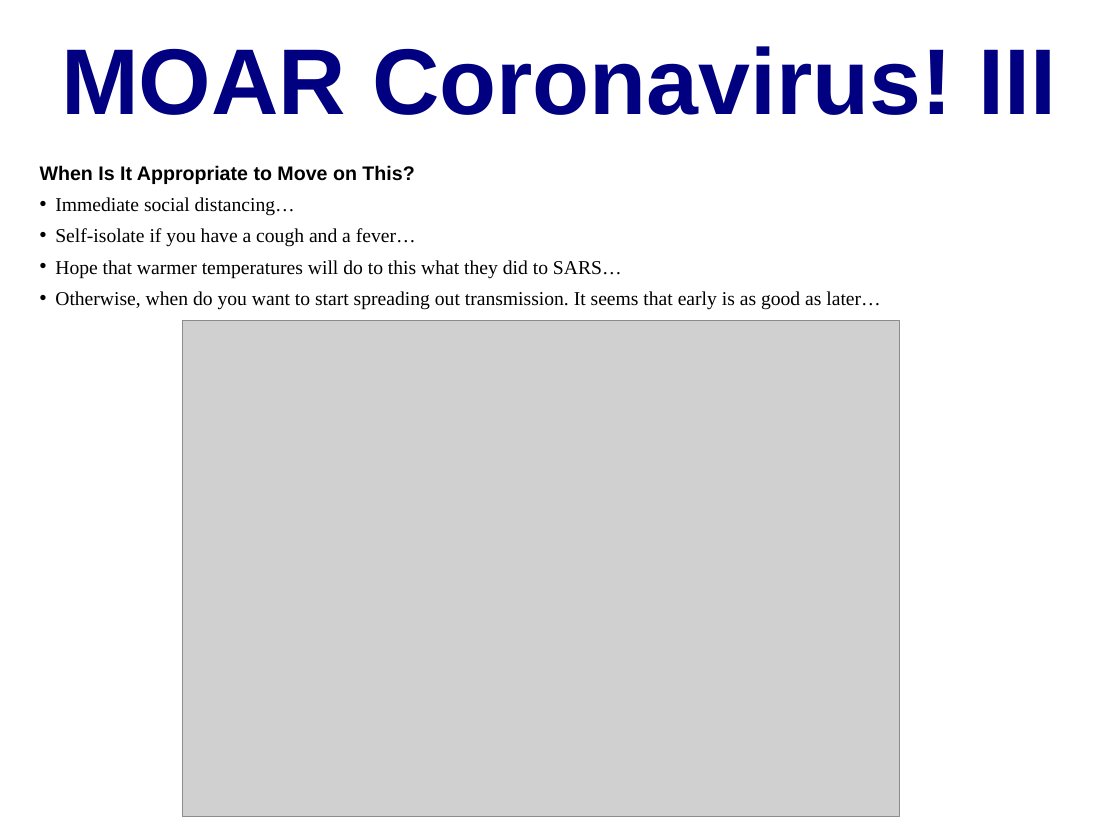
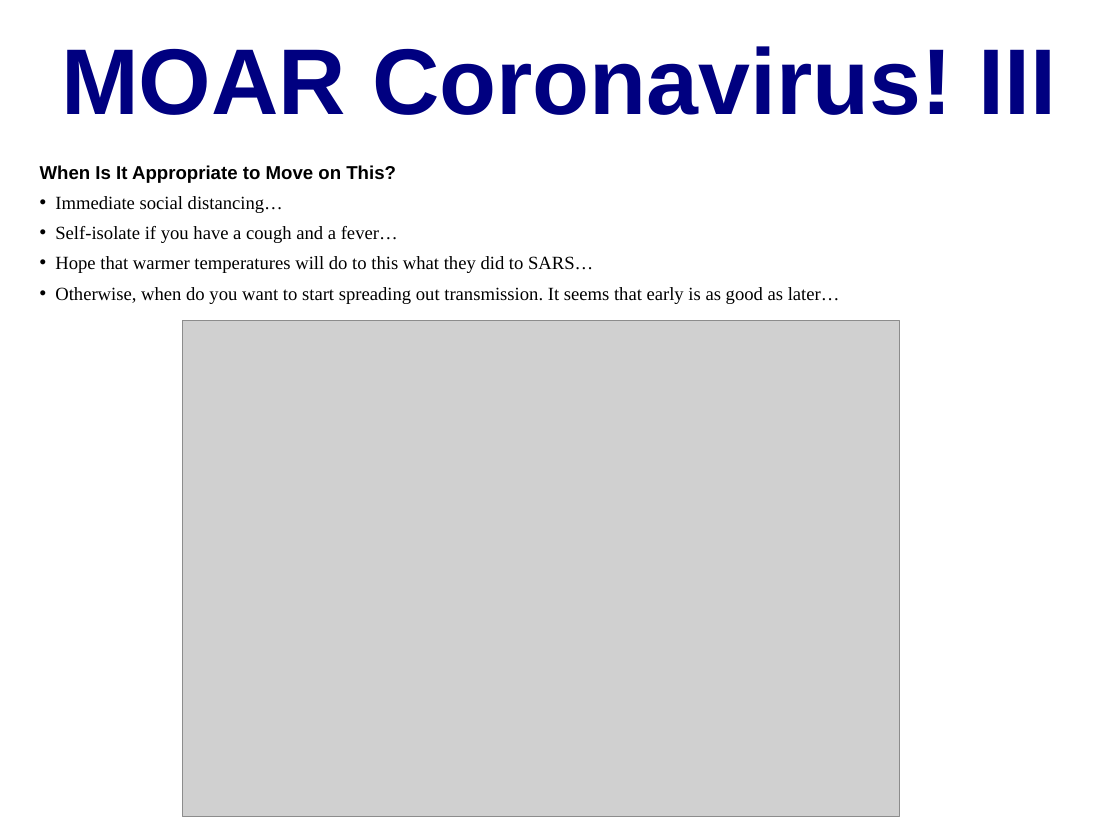
Before and after one commit to DavidLJ/public-files, a slide deck: slide 7 of coronavirus.pptx. Drawn at 1120x840 pixels with LibreOffice and Linux fonts; fonts in the diff are those of the drawing; grey boxes stand for pictures. Boxes give left, top, right and bottom in pixels: in the first picture for what was removed or moved away, otherwise in the second. Text is boxed around its words. In the diff, an @@ line names an element or a change of style, - is before the commit and + after.

```diff
--- a/coronavirus.pptx
+++ b/coronavirus.pptx
@@ text "When Is It Appropriate to ..." at box(40, 165, 840, 304): size 12.5 to 12 pt @@
```
Also in this commit, not shown: 4 other slides changed, 1 slide added, 1 slide removed.
